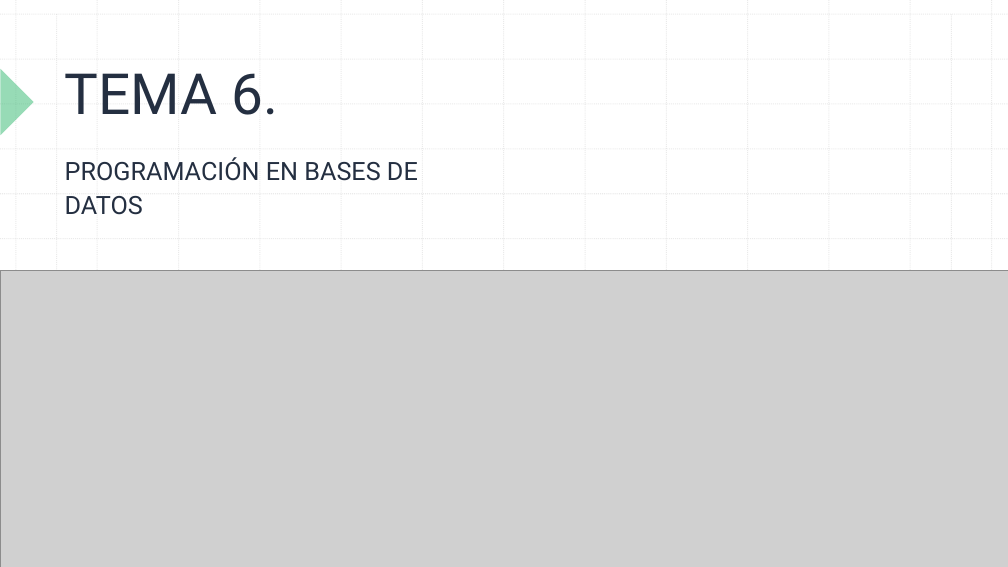
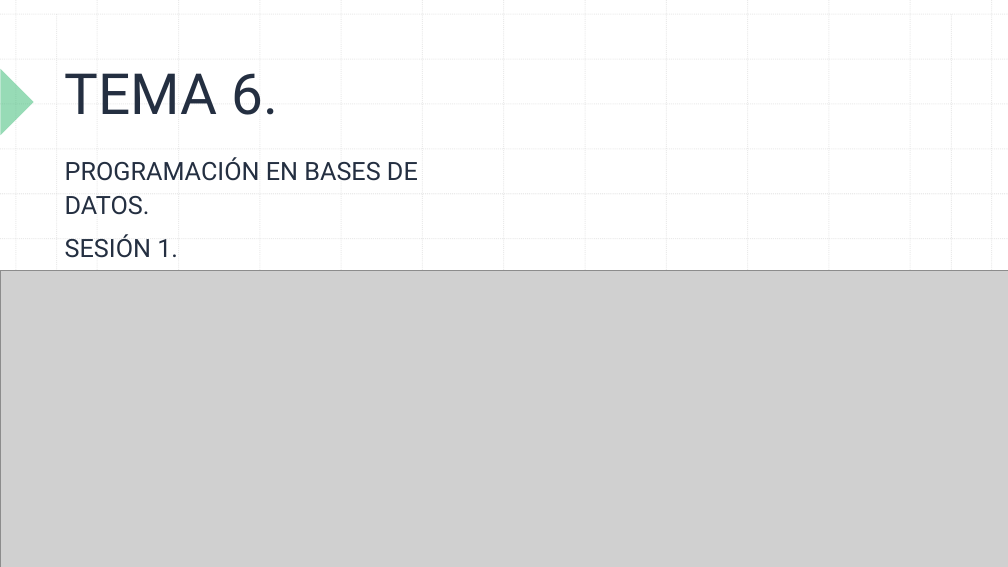
Before and after one commit to NuriaCelis/GestionBasesDatos2223, a slide deck: slide 1 of Tema6/TEMA 6 Sesion 1.pptx. Drawn at 1008x567 pixels with LibreOffice and Linux fonts; fonts in the diff are those of the drawing; grey boxes stand for pictures. Boxes give left, top, right and bottom in pixels: in the first picture for what was removed or moved away, otherwise in the second. Text is boxed around its words. In the diff, an @@ line names an element or a change of style, - is before the commit and + after.

Commit message:
añadido ppt

```diff
--- a/Tema6/TEMA 6 Sesion 1.pptx
+++ b/Tema6/TEMA 6 Sesion 1.pptx
@@ subtitle at <box>65,157,418,258</box>: text changed @@
-PROGRAMACIÓN EN BASES DE DATOS
+PROGRAMACIÓN EN BASES DE DATOS.
+SESIÓN 1.
```
Also in this commit, not shown: 6 other files.
